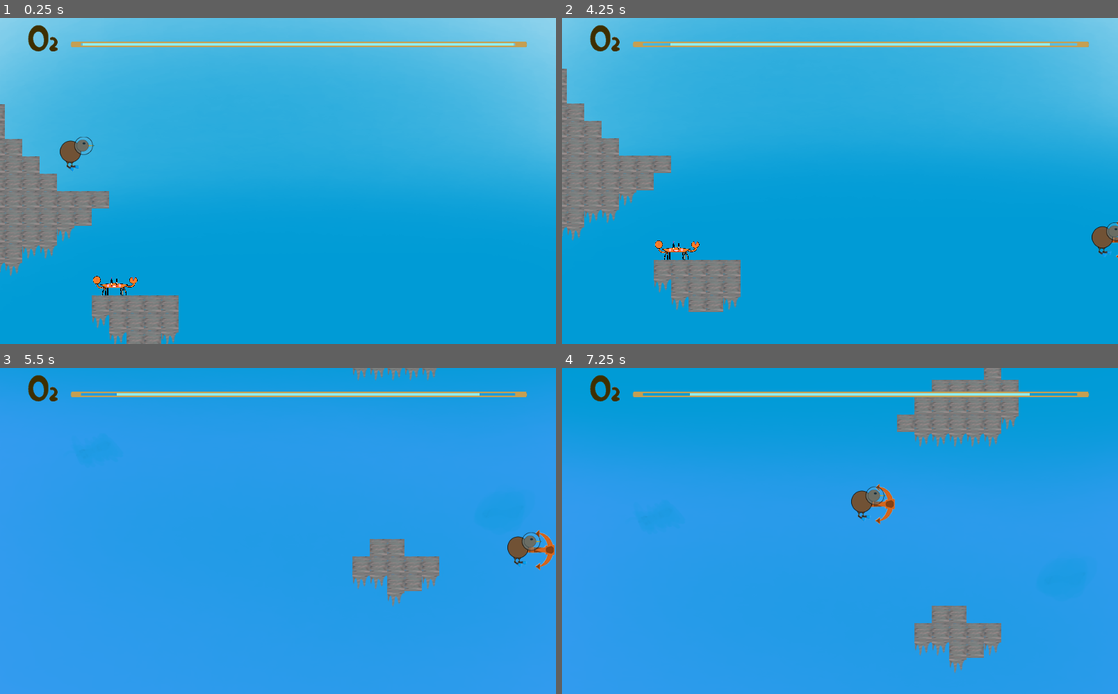
Above: before the commit, frames 1-4 (two rows, left to right).
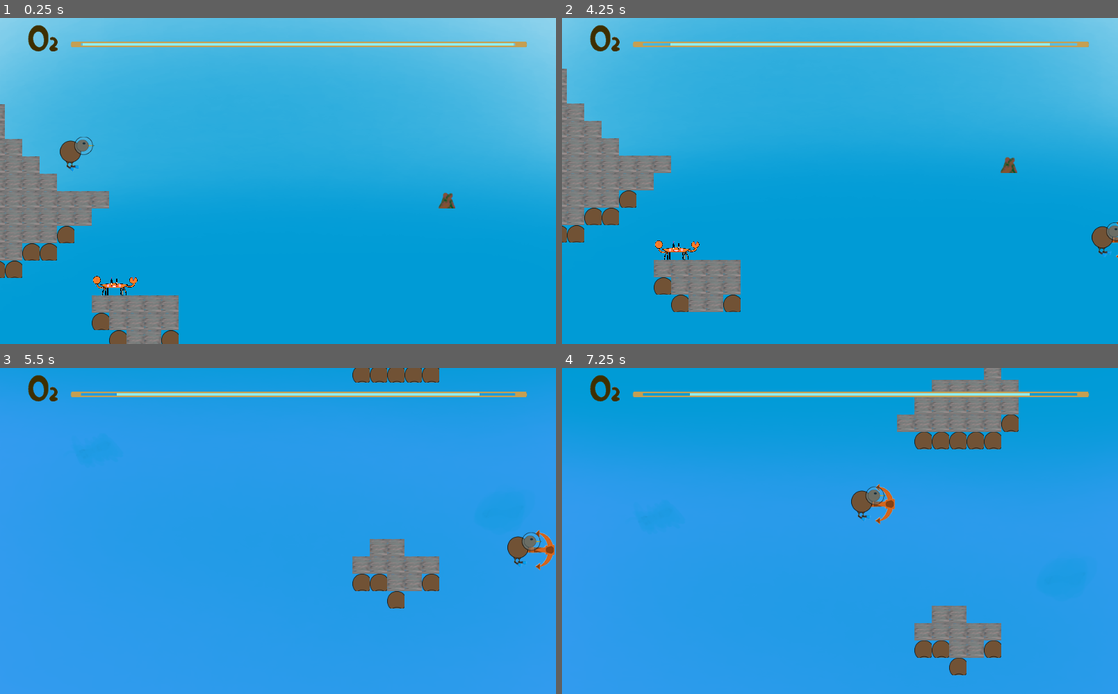
Above: after the commit, the same moments.

Repository: Cpt-Barbosa/CodeGameJam2022
Game: Godot game, scene res://scenes/Game.tscn
Two runs of this game, one before a commit and one after it. Both use one fixed random seed, a clock stepped at 60 frames per second and the inputs below.
Inputs:
- Up to frame 1 (0.25 s): no input
- Up to frame 2 (4.25 s): hold D (move_right) 0.53-2.03 s; tap J (attack) every 0.75 s from 0.6 to 3.6 s; tap Space (jump) at 0.77, 1.52, 3.02, 3.77 s; hold Q (move_left) 2.03-2.78 s; hold D (move_right) from 2.78 s (still down)
- Up to frame 3 (5.5 s): release D (move_right) at 4.28 s; hold Q (move_left) 4.28-5.03 s; tap J (attack) at 4.35, 5.1 s; tap Space (jump) at 4.52 s; hold D (move_right) from 5.03 s (still down)
- Up to frame 4 (7.25 s): release D (move_right) at 5.78 s; hold Q (move_left) from 5.78 s (still down); tap J (attack) at 5.85, 6.6 s; tap Space (jump) at 6.02, 6.77 s

The runs differ from the first frame. In frame 1, 1.2% of the frame differs, in the area x 0-82%, y 53-100%; in frame 2, 1.3%; in frame 3, 1.3%; in frame 4, 1.6%, in the area x 63-83%, y 14-95%.
Error after the commit: Attempt to call function 'AddAir' in base 'null instance' on a null instance. (res://scripts/BulleAir.gd:9)

Commit message:
Fabrique de bulle

Diff:
--- a/scenes/BulleAir.tscn
+++ b/scenes/BulleAir.tscn
@@ -6,7 +6,7 @@
 [sub_resource type="CircleShape2D" id=15]
 radius = 23.1948
 
-[node name="BulleAir" type="StaticBody2D"]
+[node name="BulleAir" type="Area2D"]
 position = Vector2( 319, 307 )
 script = ExtResource( 1 )
 
@@ -18,3 +18,5 @@
 [node name="CollisionShape2D" type="CollisionShape2D" parent="."]
 position = Vector2( 1, 0 )
 shape = SubResource( 15 )
+
+[connection signal="body_entered" from="." to="." method="_on_BulleAir_body_entered"]
--- a/scenes/Game.tscn
+++ b/scenes/Game.tscn
@@ -16,6 +16,9 @@
 [ext_resource path="res://sprite/ennemi/crabe/Margelaine_le_Crabe.png" type="Texture" id=14]
 [ext_resource path="res://scenes/Crabe.gd" type="Script" id=15]
 [ext_resource path="res://scenes/Popup.gd" type="Script" id=16]
+[ext_resource path="res://sprite/joueur/Kiwi_-_bas_64.png" type="Texture" id=9]
+[ext_resource path="res://scripts/FabriqueDAir.gd" type="Script" id=10]
+[ext_resource path="res://sprite/bonus/FabriqueDA.png" type="Texture" id=11]
 
 [sub_resource type="RectangleShape2D" id=5]
 extents = Vector2( 527.5, 10 )
@@ -256,6 +259,13 @@
 [node name="ColorRect" type="ColorRect" parent="Pause"]
 margin_left = -24.0
 margin_top = -23.0
-margin_right = 1021.0
-margin_bottom = 3451.0
-color = Color( 0, 0, 0, 0.67451 )
+margin_right = 1027.0
+margin_bottom = 3459.0
+color = Color( 0.0117647, 0, 0, 0.760784 )
+
+[node name="FabriqueDAir" type="Node2D" parent="."]
+position = Vector2( 814, 336 )
+script = ExtResource( 10 )
+
+[node name="Sprite" type="Sprite" parent="FabriqueDAir"]
+texture = ExtResource( 11 )
--- a/scripts/BulleAir.gd
+++ b/scripts/BulleAir.gd
@@ -1,10 +1,11 @@
-extends Node2D
-
-func _notification(what):
-	if what == 0:
-		self.get_parent().get_node("barreOxy").AddAir(25)
-		queue_free()
+extends Area2D
 
 func _get(property):
 	if property == "type":
 		return "BulleAir"
+
+func _on_BulleAir_body_entered(body):
+	if body.get("type") == "Joueur":
+		self.get_parent().get_node("barreOxy").AddAir(25)
+		self.get_parent().get_node("FabriqueDAir").hasBulle=false
+		queue_free()
--- a/scripts/FabriqueDAir.gd
+++ b/scripts/FabriqueDAir.gd
@@ -4,32 +4,18 @@
 
 const TIME_PERIOD = 5 # 500ms
 
-var time = 0
+var hasBulle = false
 
-#func _process(delta):
-#	time += delta
-#	if time > TIME_PERIOD:
-#		emit_signal("timeout")
-#		# Reset timer
-#		time = 0
-#		var posx = self.position.x
-#		var posy = self.position.y
-#		var ressource = load("scenes/BulleAir.tscn").instance()
-#		ressource.transform = Transform2D(0, Vector2(posx,posy))
+var time = 1000
 
-
-# Called when the node enters the scene tree for the first time.
-func _ready():
-	print("Kiwi")
-	var posx = self.position.x + 5
-	var posy = self.position.y
-	print(posx)
-	print(posy)
-	var ressource = load("scenes/BulleAir.tscn").instance()
-	ressource.transform = Transform2D(0, Vector2(posx,posy))
-	get_tree().get_root().get_child(0).add_child(ressource)
-
-func _notification(what):
-	if what == 0:
-		self.get_parent().get_node("barreOxy").AddAir(25)
-		queue_free()
+func _process(delta):
+	if time== 1000 && !hasBulle:
+		time = 0
+		hasBulle = true
+		var posx = self.position.x
+		var posy = self.position.y - 75
+		var ressource = load("scenes/BulleAir.tscn").instance()
+		ressource.transform = Transform2D(0, Vector2(posx,posy))
+		get_tree().get_root().get_child(0).add_child(ressource)
+	else :
+		time += 1
--- a/scripts/Joueur.gd
+++ b/scripts/Joueur.gd
@@ -64,8 +64,6 @@
 	var collision = move_and_collide(velocity * delta)
 	if collision && collision.collider.get("type") == "Coffre":
 		collision.collider.notification(0)
-	if collision && collision.collider.get("type") == "BulleAir":
-		collision.collider.notification(0)
 
 func die():
 	state_machine.travel("mort")
Not shown: 1 places in scenes/Game.tscn that only renumber resources
Binary file added: sprite/bonus/FabriqueDA.png
Not shown, added: sprite/bonus/FabriqueDA.png.import
